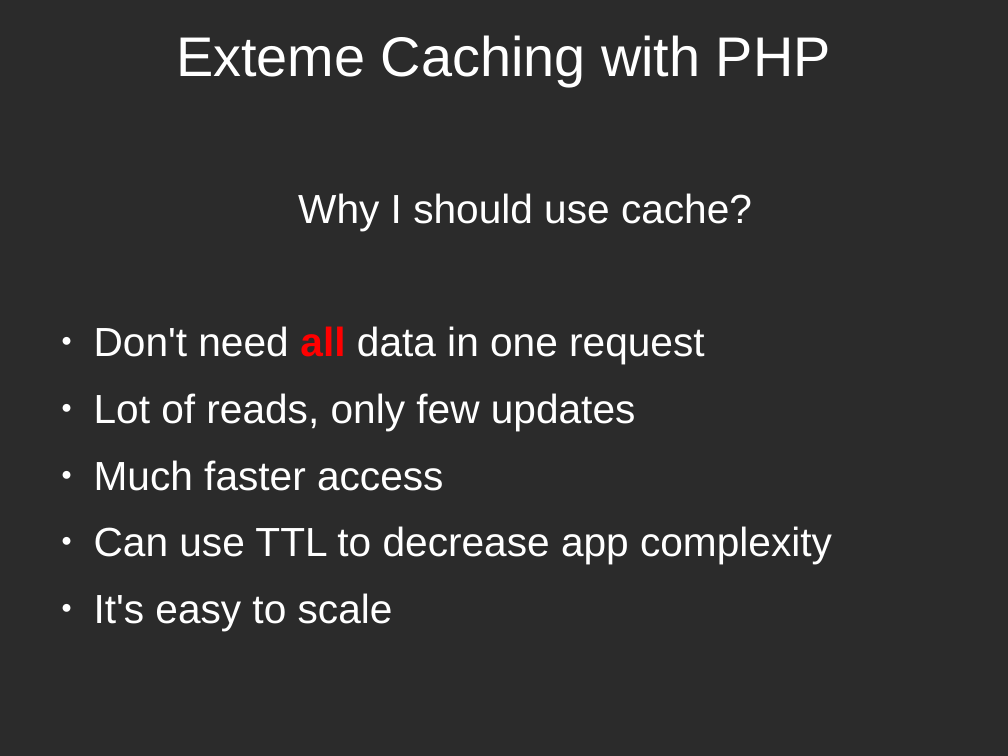
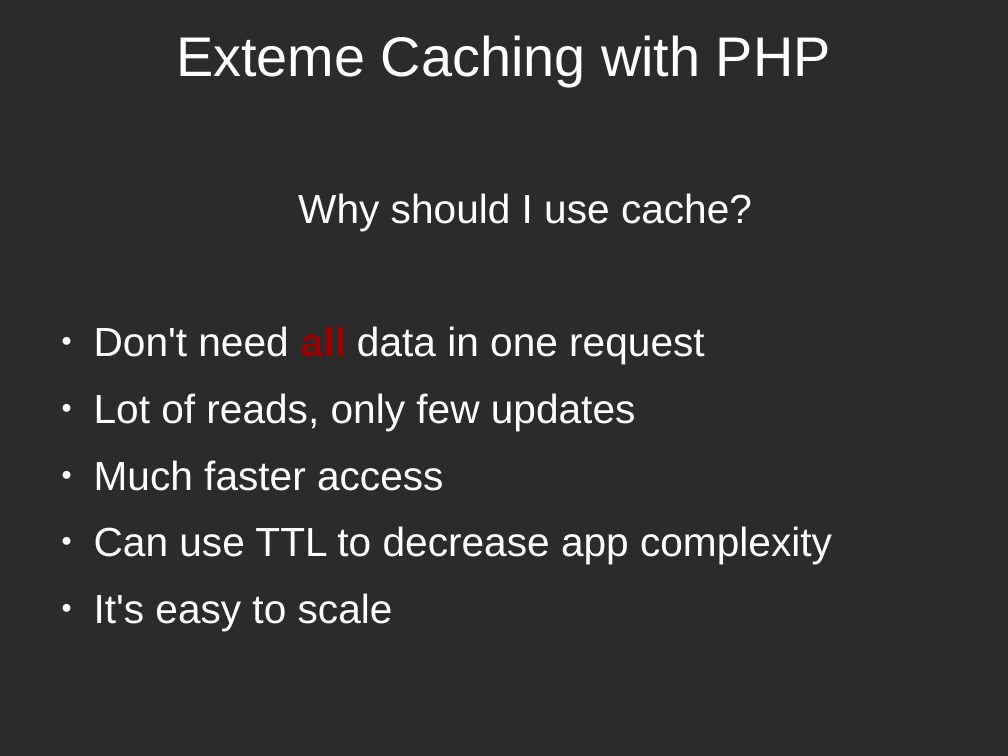
Before and after one commit to piotrmiazga/extreme_caching, a slide deck: slide 23 of presentation.odp (slide 22 before the commit). Drawn at 1008x756 pixels with LibreOffice and Linux fonts; fonts in the diff are those of the drawing; background and template pictures are left out; a plain dark background stands for a picture behind light text. Boxes give left, top, right and bottom in pixels: in the first picture for what was removed or moved away, otherwise in the second. Text is boxed around its words. In the diff, an @@ line names an element or a change of style, - is before the commit and + after.

```diff
--- a/presentation.odp
+++ b/presentation.odp
@@ text at <box>298,193,752,230</box>: text changed @@
-Why I should use cache?
+Why should I use cache?
@@ text at <box>94,326,704,364</box>: text colour #FF0000 to #990000 in "all" @@
```
Also in this commit, not shown: 28 other slides changed, 12 slides added, 5 other files.
